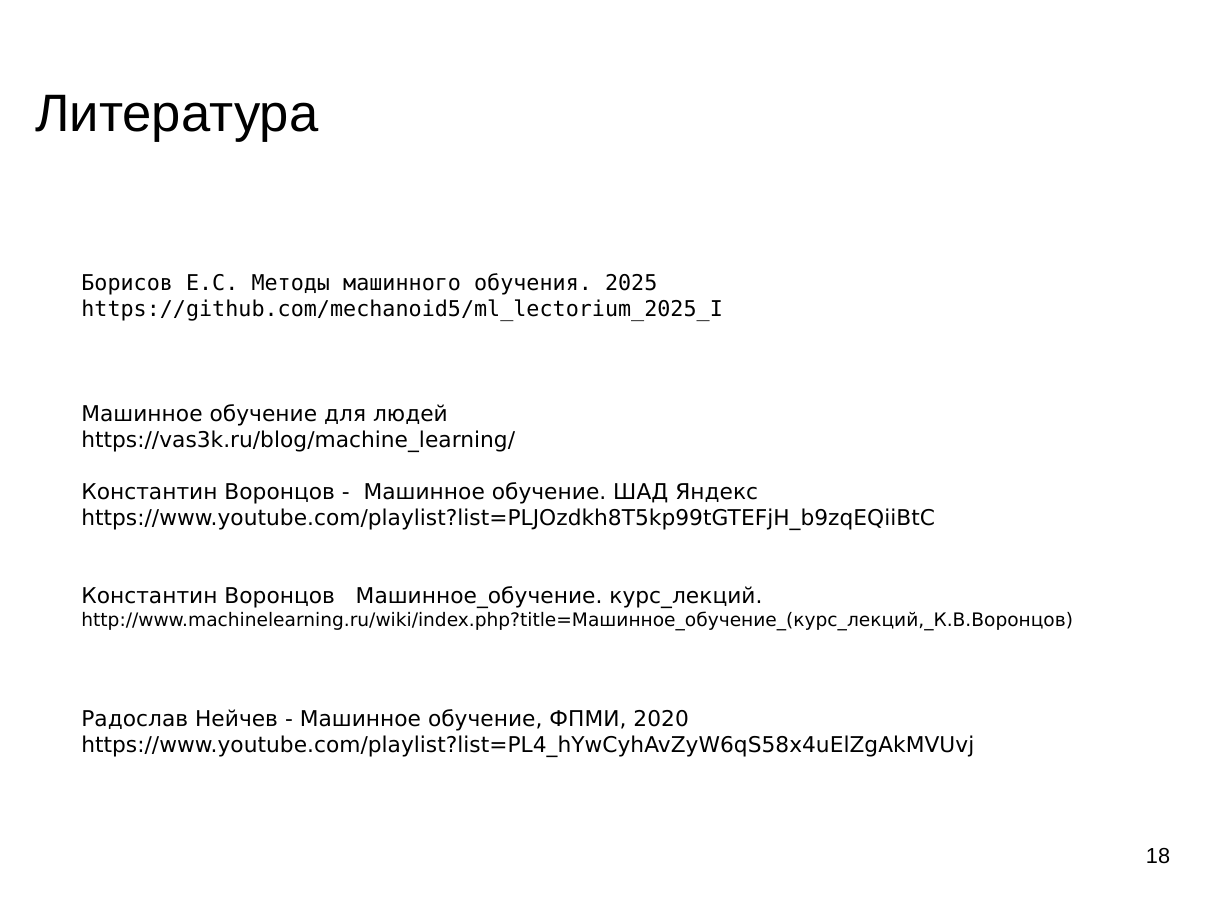
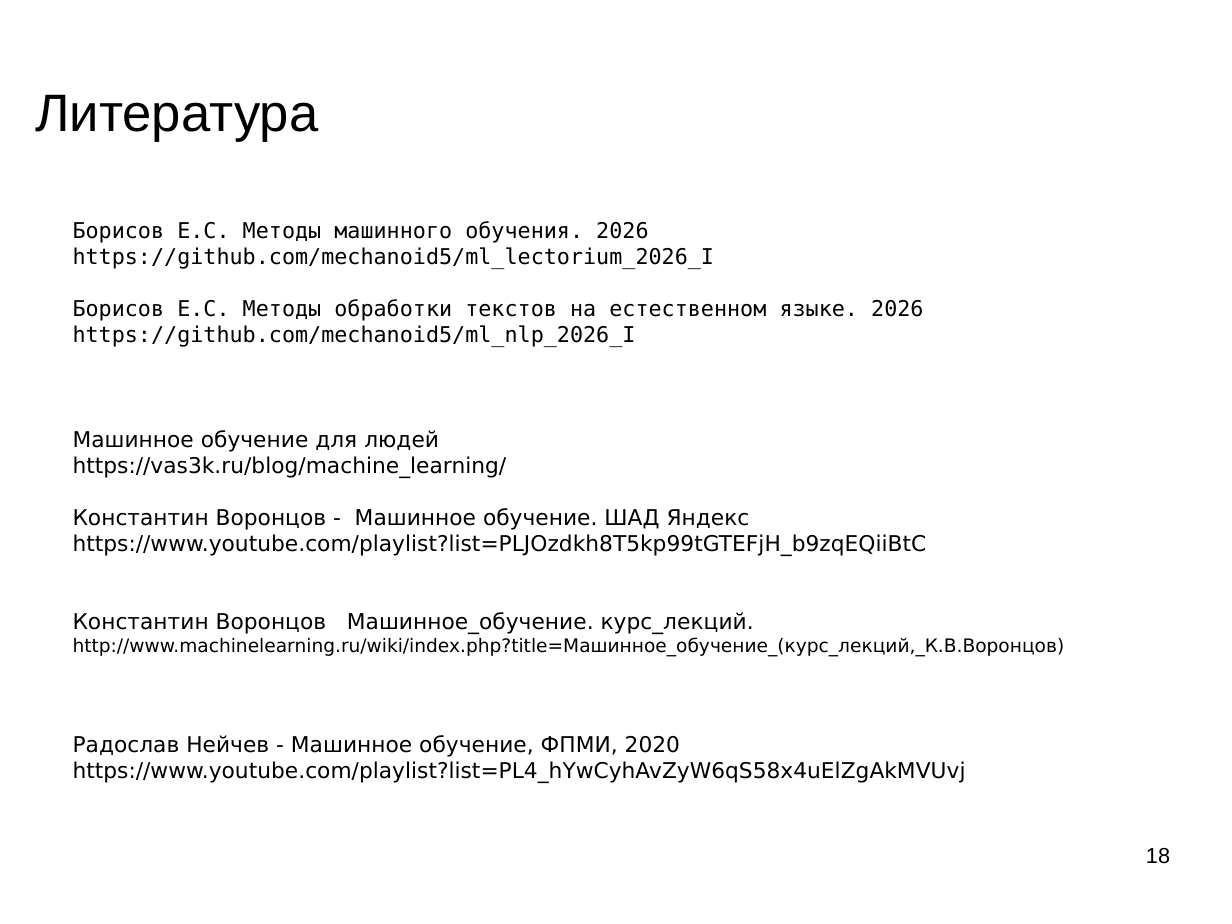
Before and after one commit to mechanoid5/ml_nlp_2026_I, a slide deck: slide 18 of 04-metric-classifier.odp. Drawn at 1232x924 pixels with LibreOffice and Linux fonts; fonts in the diff are those of the drawing; background and template pictures are left out. Boxes give left, top, right and bottom in pixels: in the first picture for what was removed or moved away, otherwise in the second. Text is boxed around its words. In the diff, an @@ line names an element or a change of style, - is before the commit and + after.

```diff
--- a/04-metric-classifier.odp
+++ b/04-metric-classifier.odp
@@ text "Борисов Е.С. Методы машинного обучения. ...": place and size @@
-text "Борисов Е.С. Методы машинного обучения. ..." at <box>81,273,1073,757</box>
+text "Борисов Е.С. Методы машинного обучения. ..." at <box>73,221,1065,783</box>
@@ text at <box>73,221,923,347</box>: text changed @@
-Борисов Е.С. Методы машинного обучения. 2025
-https://github.com/mechanoid5/ml_lectorium_2025_I
+Борисов Е.С. Методы машинного обучения. 2026
+https://github.com/mechanoid5/ml_lectorium_2026_I
+Борисов Е.С. Методы обработки текстов на естественном языке. 2026
+https://github.com/mechanoid5/ml_nlp_2026_I
```
Also in this commit, not shown: 5 other slides changed, 26 other files.
